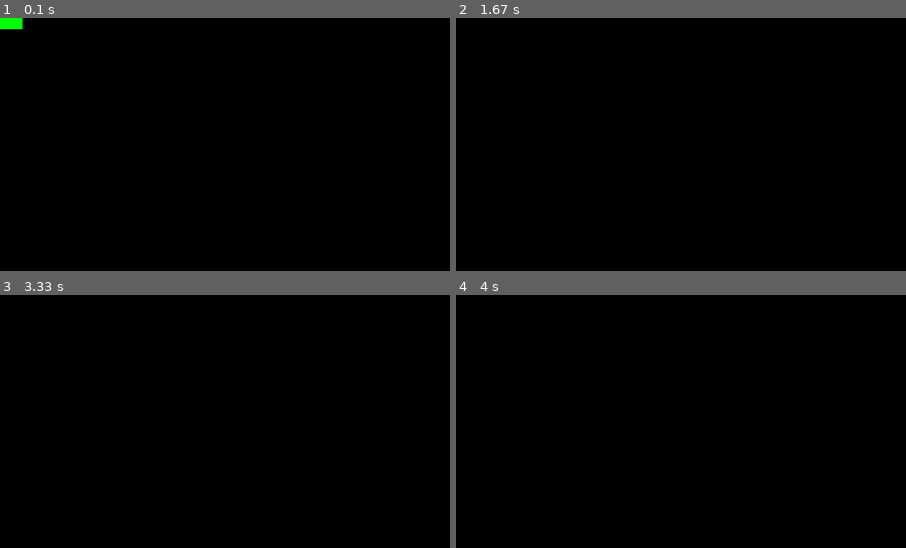
Above: before the commit, frames 1-4 (two rows, left to right).
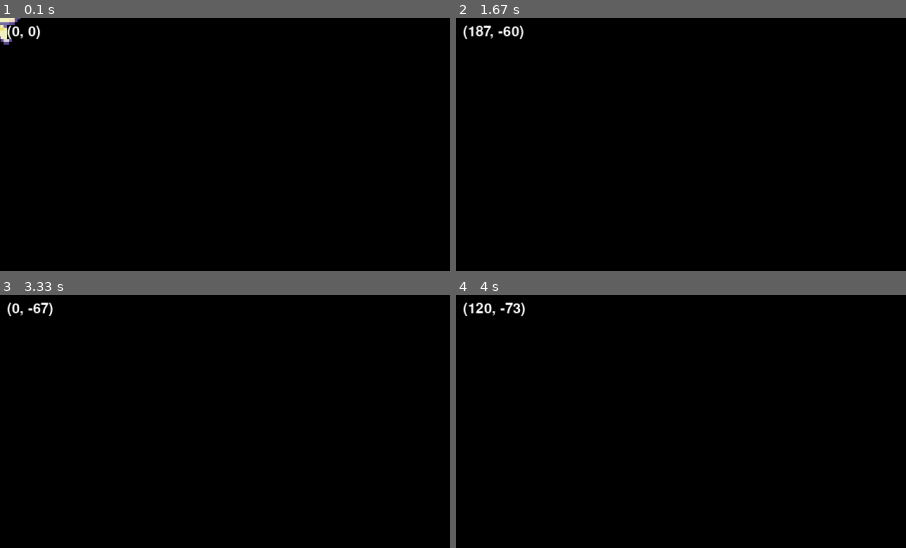
Above: after the commit, the same moments.

Repository: guanghui28/Stardew_Valley_pygame
Game: pygame game, started from code/main.py
Two runs of this game, one before a commit and one after it. Both use one fixed random seed, a clock stepped at 60 frames per second and the inputs below.
Inputs:
- Up to frame 1 (0.1 s): no input
- Up to frame 2 (1.67 s): hold Right 0.33-0.8 s; hold Up 0.83-1.13 s; hold Right 1.17-1.63 s
- Up to frame 3 (3.33 s): hold Left 1.67-2.2 s; hold Down 2.23-2.53 s; hold Left 2.57-2.97 s; hold Up from 3 s (still down)
- Up to frame 4 (4 s): release Up at 3.37 s; hold Right from 3.4 s (still down)
The pictures show only the part of the screen within x 0-50%, y 0-50%; the shares and areas given below are measured in that part.

The runs differ from the first frame. In frame 1, 0.5% of the frame differs, in the area x 0-9%, y 0-11%; in frame 2, 0.3%; in frame 3, 0.2%; in frame 4, 0.3%.

Commit message:
import the player graphics

Diff:
--- /dev/null
+++ b/code/debug.py
@@ -0,0 +1,10 @@
+import pygame # type: ignore
+pygame.init()
+font = pygame.font.Font(None,30)
+
+def debug(info,y = 10, x = 10):
+	display_surface = pygame.display.get_surface()
+	debug_surf = font.render(str(info),True,'White')
+	debug_rect = debug_surf.get_rect(topleft = (x,y))
+	pygame.draw.rect(display_surface,'Black',debug_rect)
+	display_surface.blit(debug_surf,debug_rect)
--- a/code/level.py
+++ b/code/level.py
@@ -1,6 +1,7 @@
 import pygame # type: ignore
 from settings import *
 from player import Player
+from debug import debug
 
 class Level:
 	def __init__(self):
@@ -20,3 +21,4 @@
 		self.display_surface.fill('black')
 		self.all_sprites.draw(self.display_surface)
 		self.all_sprites.update(dt)
+		debug(self.player.rect.center)
--- a/code/player.py
+++ b/code/player.py
@@ -1,19 +1,33 @@
 import pygame # type: ignore
 from settings import *
+from support import import_folder
 
 class Player(pygame.sprite.Sprite):
     def __init__(self, pos, group):
         super().__init__(group)
 
+        self.import_assets()
+        self.status = 'down_axe'
+        self.frame_index = 0
+
         # general setup
-        self.image = pygame.Surface((64, 32))
-        self.image.fill('green')
+        self.image = self.animations[self.status][self.frame_index]
         self.rect = self.image.get_rect(center=pos)
 
         # movement attributes
         self.direction = pygame.math.Vector2()
         self.pos = pygame.math.Vector2()
         self.speed = 200
+
+    def import_assets(self):
+        self.animations = {'up': [], 'down': [], 'right': [], 'left': [],
+                           'up_idle': [], 'down_idle': [], 'right_idle': [], 'left_idle': [],
+                           'up_hoe': [], 'down_hoe': [], 'right_hoe': [], 'left_hoe': [],
+                           'up_axe': [], 'down_axe': [], 'right_axe': [], 'left_axe': [],
+                           'up_water': [],'down_water':[],'right_water': [],'left_water': []}
+        for animation in self.animations.keys():
+            path = f'../graphics/character/{animation}'
+            self.animations[animation] = import_folder(path)
 
     def get_input(self):
         keys = pygame.key.get_pressed()
--- /dev/null
+++ b/code/support.py
@@ -0,0 +1,11 @@
+import pygame # type: ignore
+from os import walk
+
+def import_folder(path):
+    surface_list = []
+    for _, __, img_files in walk(path):
+        for image in img_files:
+            full_path = f'{path}/{image}'
+            image_surf = pygame.image.load(full_path).convert_alpha()
+            surface_list.append(image_surf)
+    return surface_list
